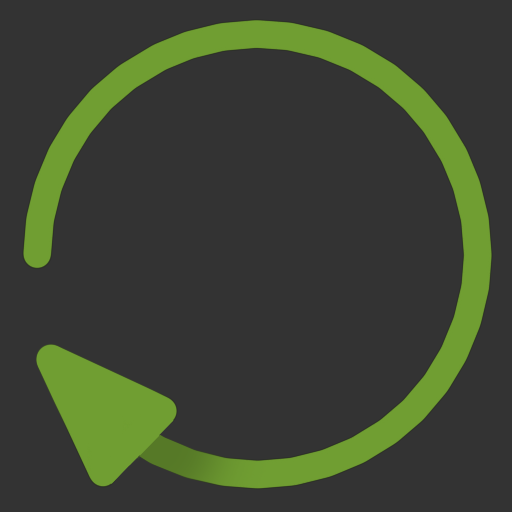
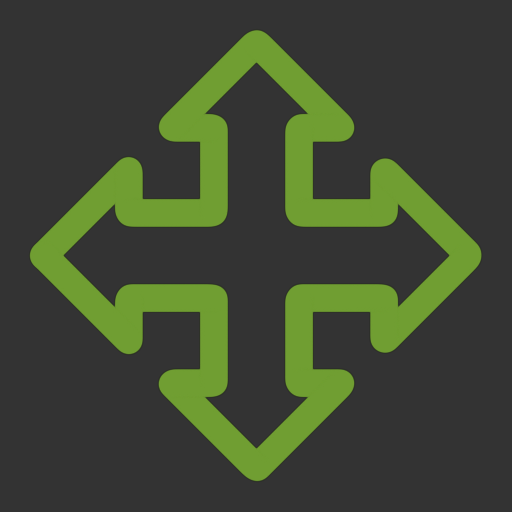
Layer changes from the first 512 × 512 image to the second:
showed group "13 flat 4-way arrow" (2 layers) over [28, 28, 483, 483]
hid group "03 circular arrow" (2 layers) over [22, 19, 493, 490]
